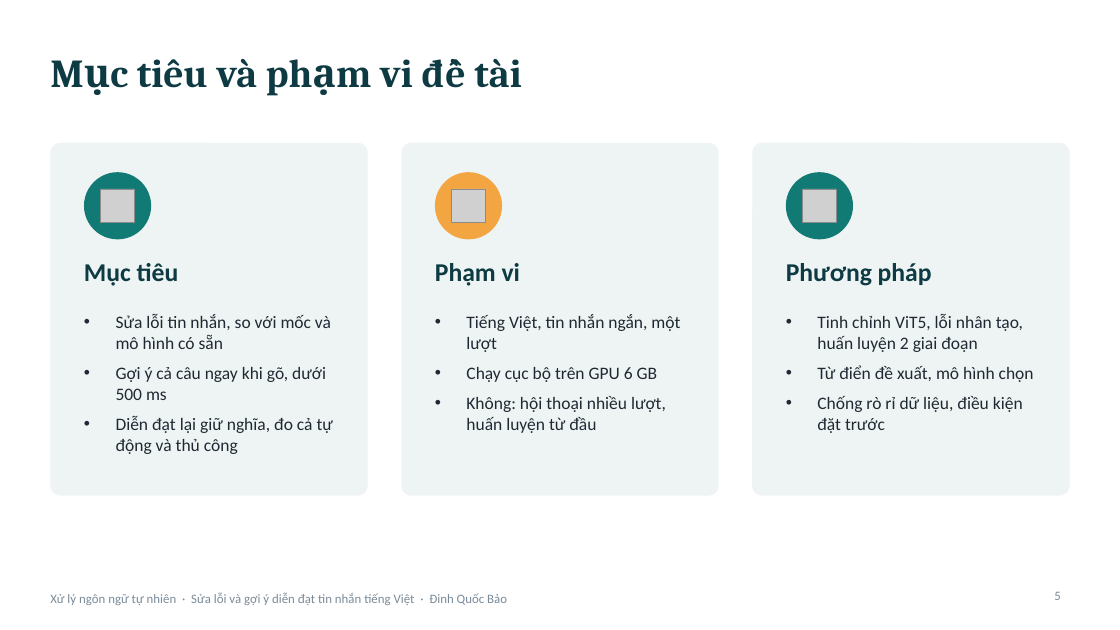
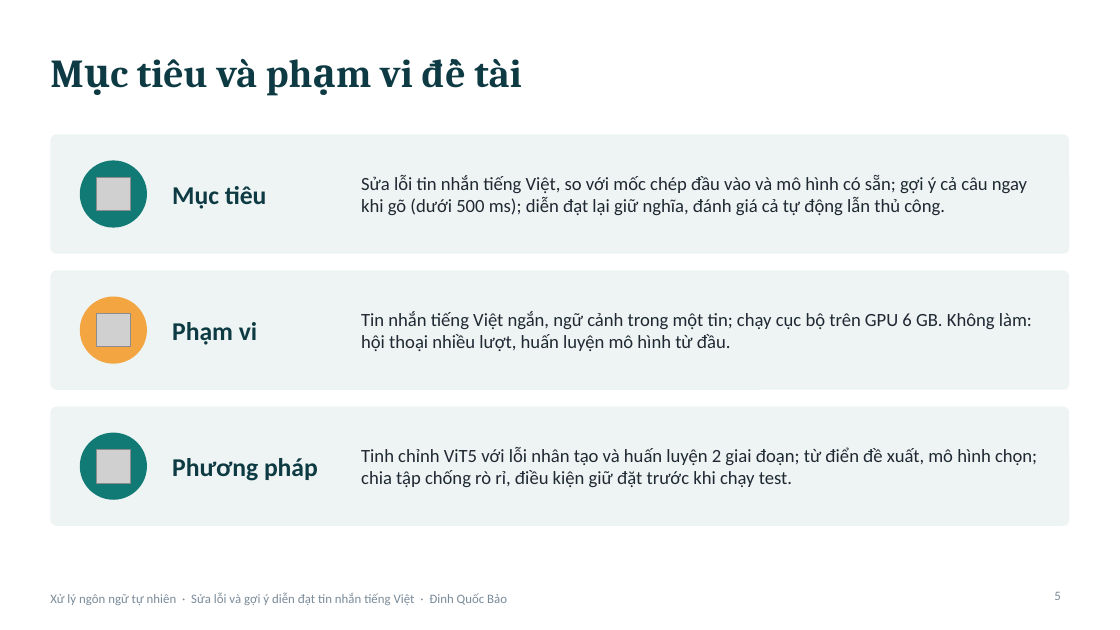
Before and after one commit to EDinhquocbao/vietnamese-message-assistant, a slide deck: slide 5 of reports/Slide_do_an_Dinh_Quoc_Bao.pptx. Drawn at 1120x630 pixels with LibreOffice and Linux fonts; fonts in the diff are those of the drawing; grey boxes stand for pictures. Boxes give left, top, right and bottom in pixels: in the first picture for what was removed or moved away, otherwise in the second. Text is boxed around its words. In the diff, an @@ line names an element or a change of style, - is before the commit and + after.

```diff
--- a/reports/Slide_do_an_Dinh_Quoc_Bao.pptx
+++ b/reports/Slide_do_an_Dinh_Quoc_Bao.pptx
@@ rounded rectangle removed at (50,143,368,496) @@
@@ rounded rectangle added at (50,134,1070,254), fill #EEF4F3 @@
@@ text "Mục tiêu": place and size @@
-text "Mục tiêu" at (84,263,179,286)
+text "Mục tiêu" at (172,186,267,209)
@@ rounded rectangle removed at (753,143,1070,496) @@
@@ ellipse: place and size @@
-ellipse at (84,172,151,239)
+ellipse at (80,160,147,228)
@@ picture: place and size @@
-picture at (101,189,134,223)
+picture at (97,177,130,211)
@@ text at (361,175,1027,215): text changed; size 15 to 16 pt @@
-• Sửa lỗi tin nhắn, so với mốc và mô hình có sẵn
-• Gợi ý cả câu ngay khi gõ, dưới 500 ms
-• Diễn đạt lại giữ nghĩa, đo cả tự động và thủ công
+Sửa lỗi tin nhắn tiếng Việt, so với mốc chép đầu vào và mô hình có sẵn; gợi ý cả câu ngay khi gõ (dưới 500 ms); diễn đạt lại giữ nghĩa, đánh giá cả tự động lẫn thủ công.
@@ rounded rectangle: place and size @@
-rounded rectangle at (402,143,719,496)
+rounded rectangle at (50,271,1070,390)
@@ rounded rectangle at (50,271,1070,390): proportions changed @@
@@ ellipse: place and size @@
-ellipse at (435,172,502,239)
+ellipse at (80,297,147,364)
@@ text "Phạm vi": place and size @@
-text "Phạm vi" at (435,263,520,286)
+text "Phạm vi" at (172,322,257,345)
@@ vertical alignment top to middle in 3 elements at (361,447,1037,487), (361,175,1027,215), (361,311,1032,351) @@
@@ picture: place and size @@
-picture at (452,189,486,223)
+picture at (97,313,130,347)
@@ text at (361,311,1032,351): text changed; size 15 to 16 pt @@
-• Tiếng Việt, tin nhắn ngắn, một lượt
-• Chạy cục bộ trên GPU 6 GB
-• Không: hội thoại nhiều lượt, huấn luyện từ đầu
+Tin nhắn tiếng Việt ngắn, ngữ cảnh trong một tin; chạy cục bộ trên GPU 6 GB. Không làm: hội thoại nhiều lượt, huấn luyện mô hình từ đầu.
@@ rounded rectangle added at (50,407,1070,526), fill #EEF4F3 @@
@@ more space between paragraphs; vertical alignment top to middle in 3 elements at (172,186,267,209), (172,322,257,345), (172,458,318,481) @@
@@ text "Phương pháp": place and size @@
-text "Phương pháp" at (786,263,932,286)
+text "Phương pháp" at (172,458,318,481)
@@ ellipse: place and size @@
-ellipse at (786,172,854,239)
+ellipse at (80,433,147,500)
@@ text at (361,447,1037,487): text changed; size 15 to 16 pt @@
-• Tinh chỉnh ViT5, lỗi nhân tạo, huấn luyện 2 giai đoạn
-• Từ điển đề xuất, mô hình chọn
-• Chống rò rỉ dữ liệu, điều kiện đặt trước
+Tinh chỉnh ViT5 với lỗi nhân tạo và huấn luyện 2 giai đoạn; từ điển đề xuất, mô hình chọn; chia tập chống rò rỉ, điều kiện giữ đặt trước khi chạy test.
@@ picture: place and size @@
-picture at (803,189,837,223)
+picture at (97,450,130,483)
```
Also in this commit, not shown: 2 other slides changed, 4 slides added, 3 other files.
